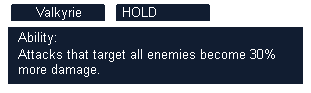
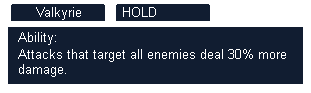
Revision of a layered 311px x 93px image; what changed, layer by layer:
painted on "Attacks that target all enemie..." over box(19, 49, 286, 77)
